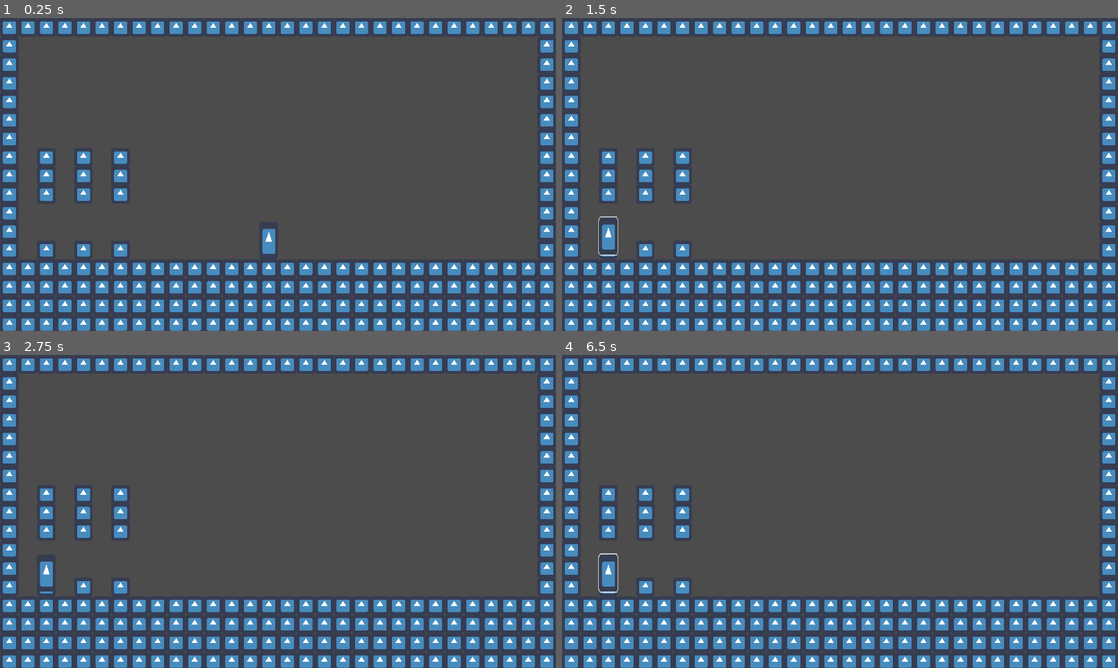
Above: before the commit, frames 1-4 (two rows, left to right).
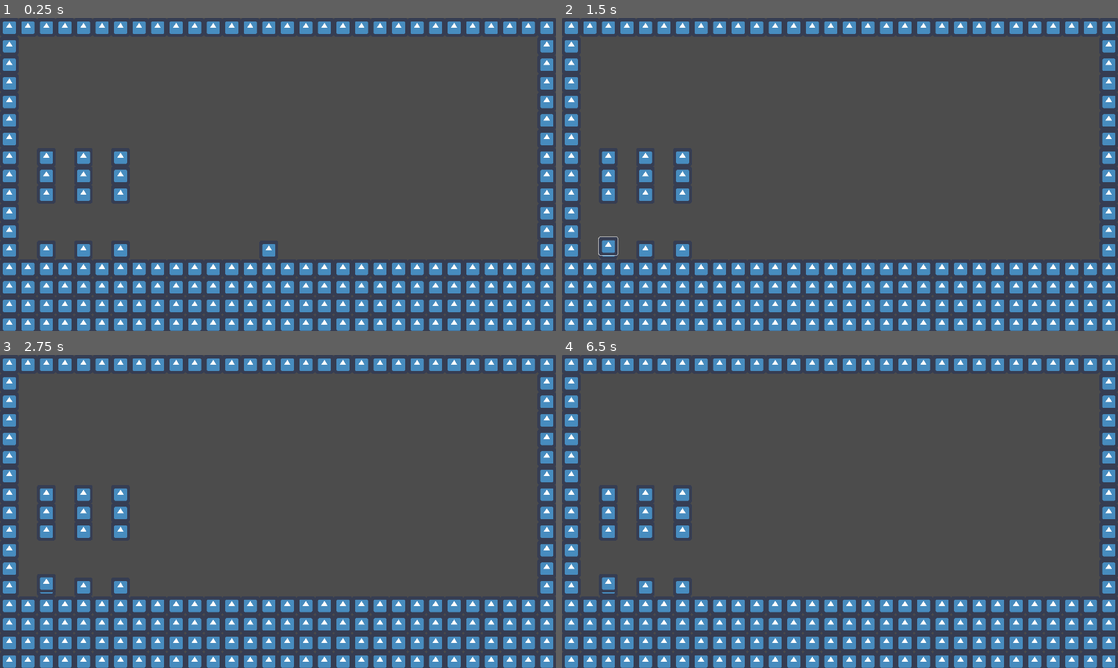
Above: after the commit, the same moments.

Repository: Gravedigger7789/little-willys-milk-bar
Game: Godot game, scene res://World.tscn
Same seed, same stepped clock (60 frames per second), same inputs: the game is played once before the commit and once after it. The engine's default icon, where the game draws it, is replaced by a stand-in: a white triangle on a blue panel in a dark square.
Inputs (mouse positions are in pixels of both pictures, inside the frame that each line leads up to):
- Up to frame 1 (0.25 s): no input
- Up to frame 2 (1.5 s): tap Enter at 0.5 s; drag from (828, 240) to (606, 249) at 0.52 s; drag from (728, 190) to (606, 249) at 1.27 s
- Up to frame 3 (2.75 s): move the mouse to (333, 442) at 2.02 s; press the mouse at (333, 442) at 2.03 s
- Up to frame 4 (6.5 s): release the mouse at (895, 442) at 2.75 s; tap Space at 2.75, 4.25, 5.75 s; drag from (812, 574) to (645, 586) at 2.77 s; tap Enter at 3.5, 5 s; move the mouse to (1006, 558) at 3.52 s; press the mouse at (1006, 558) at 3.53 s; release the mouse at (1006, 558) at 4.25 s; drag from (673, 464) to (684, 586) at 4.27 s; move the mouse to (867, 511) at 5.02 s; press the mouse at (867, 511) at 5.03 s; release the mouse at (867, 511) at 5.75 s; drag from (756, 433) to (606, 574) at 5.77 s

The runs differ from the first frame. In frame 1, 0.1% of the frame differs, in the area x 47-50%, y 67-77%; in frame 2, 0.2%; in frame 3, 0.2%; in frame 4, 0.2%, in the area x 6-11%, y 63-76%.

Commit message:
Setup draggable class

Diff:
--- a/project.godot
+++ b/project.godot
@@ -7,6 +7,16 @@
 ;   param=value ; assign values to parameters
 
 config_version=4
+
+_global_script_classes=[ {
+"base": "Area2D",
+"class": "Draggable",
+"language": "GDScript",
+"path": "res://src/Objects/Draggable.gd"
+} ]
+_global_script_class_icons={
+"Draggable": ""
+}
 
 [application]
 
--- a/src/Objects/Draggable.gd
+++ b/src/Objects/Draggable.gd
@@ -1,3 +1,5 @@
+class_name Draggable
+
 extends Area2D
 
 signal picked_up
--- a/src/Objects/Draggable.tscn
+++ b/src/Objects/Draggable.tscn
@@ -11,28 +11,24 @@
 shader_param/width = 2.0
 
 [sub_resource type="RectangleShape2D" id=1]
-extents = Vector2( 32, 64 )
+resource_local_to_scene = true
+extents = Vector2( 32, 32 )
 
 [node name="Draggable" type="Area2D"]
 script = ExtResource( 2 )
 
 [node name="SpriteShadow" type="Sprite" parent="."]
 modulate = Color( 0, 0, 0, 0.392157 )
-position = Vector2( 0, -32 )
-scale = Vector2( 1, 2 )
 
 [node name="Sprite" type="Sprite" parent="."]
 material = SubResource( 3 )
-position = Vector2( 0, -32 )
-scale = Vector2( 1, 2 )
 texture = ExtResource( 1 )
 
 [node name="CollisionShape2D" type="CollisionShape2D" parent="."]
-position = Vector2( 0, -32 )
 shape = SubResource( 1 )
 
 [node name="SnapPosition" type="Position2D" parent="."]
-position = Vector2( 0, 27 )
+position = Vector2( 0, 25 )
 
 [connection signal="input_event" from="." to="." method="_on_Draggable_input_event"]
 [connection signal="mouse_entered" from="." to="." method="_on_Draggable_mouse_entered"]
